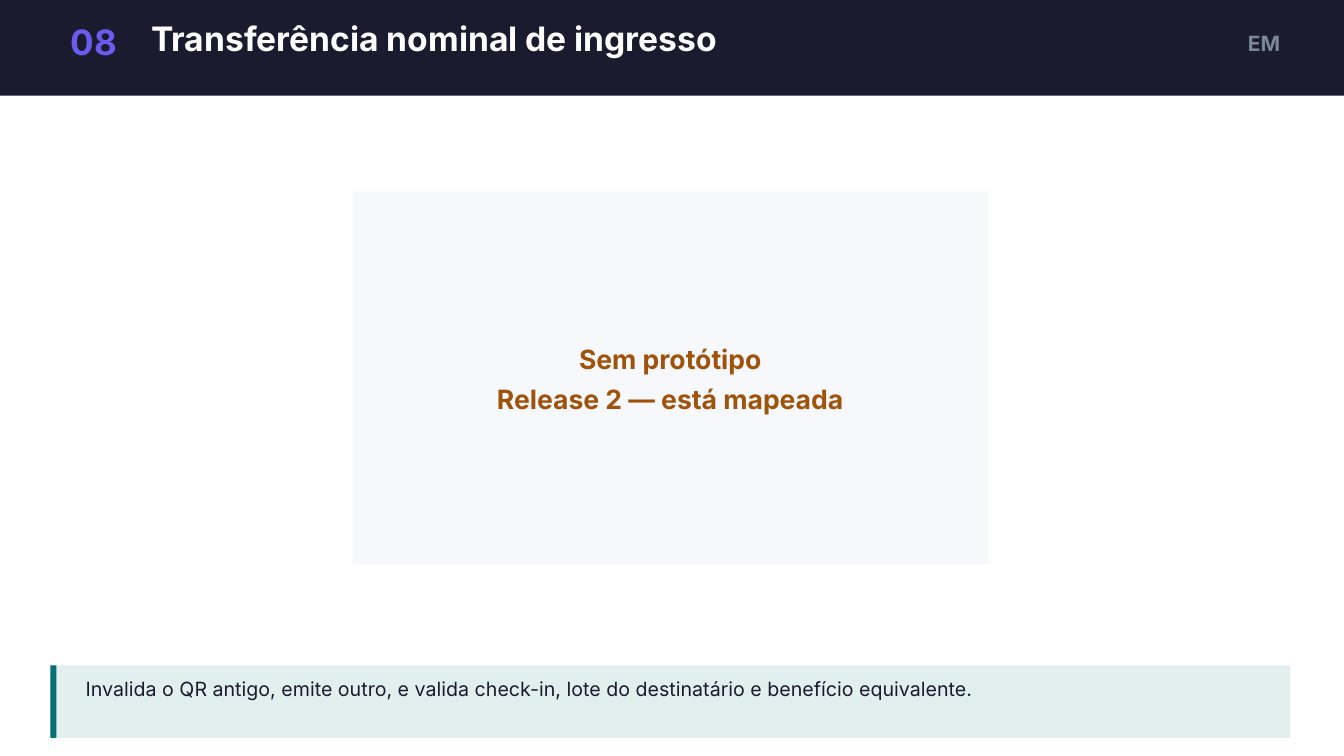
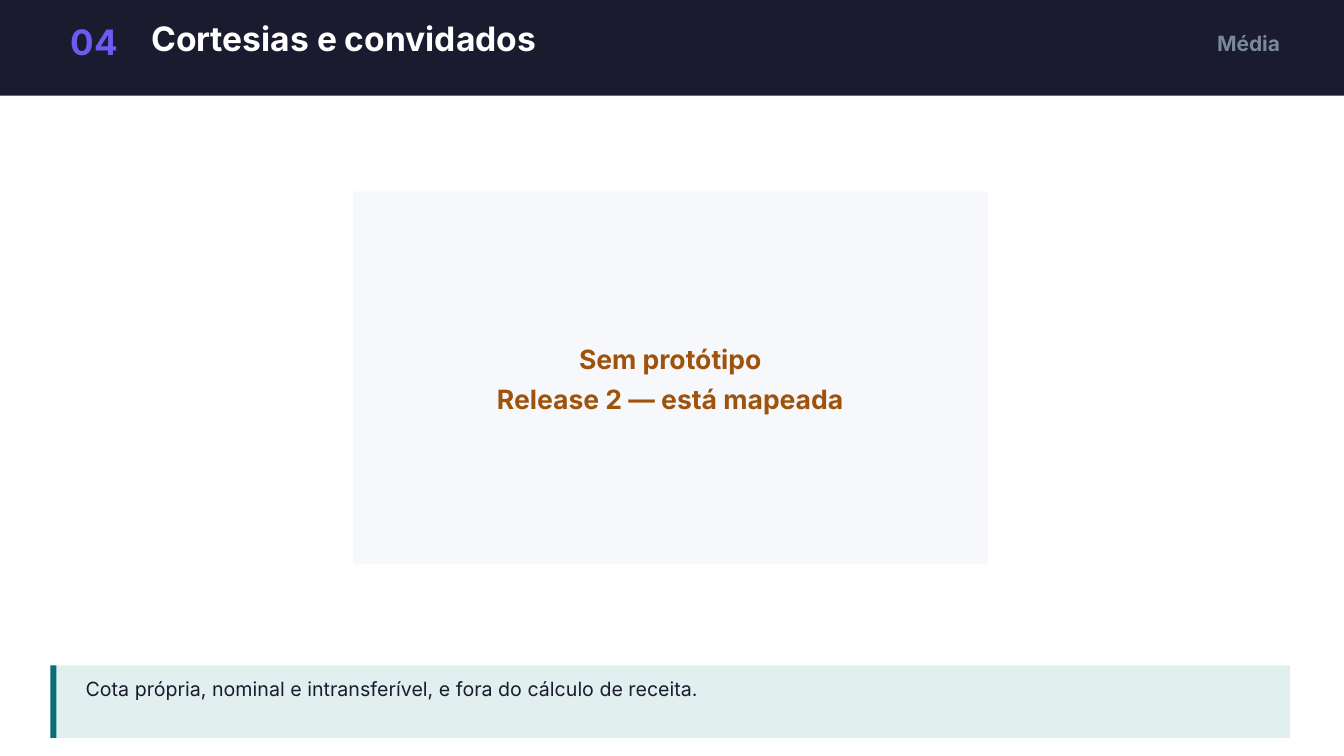
Before and after one commit to dudumalheiros/BilhetePass, a slide deck: slide 8 of docs/slides/BilhetePass-apresentacao.pptx (slide 16 before the commit). Drawn at 1344x756 pixels with LibreOffice and Linux fonts; fonts in the diff are those of the drawing. Boxes give left, top, right and bottom in pixels: in the first picture for what was removed or moved away, otherwise in the second. Text is boxed around its words. In the diff, an @@ line names an element or a change of style, - is before the commit and + after.

```diff
--- a/docs/slides/BilhetePass-apresentacao.pptx
+++ b/docs/slides/BilhetePass-apresentacao.pptx
@@ text at (x1=71, y1=29, x2=118, y2=56): text changed @@
-08
+04
@@ text at (x1=151, y1=25, x2=536, y2=52): text changed @@
-Transferência nominal de ingresso
+Cortesias e convidados
@@ text at (x1=1217, y1=35, x2=1280, y2=51): text changed @@
-EM
+Média
@@ text at (x1=86, y1=681, x2=697, y2=700): text changed @@
-Invalida o QR antigo, emite outro, e valida check-in, lote do destinatário e benefício equivalente.
+Cota própria, nominal e intransferível, e fora do cálculo de receita.
```
Also in this commit, not shown: 5 other slides changed, 9 slides added, 9 slides removed.
